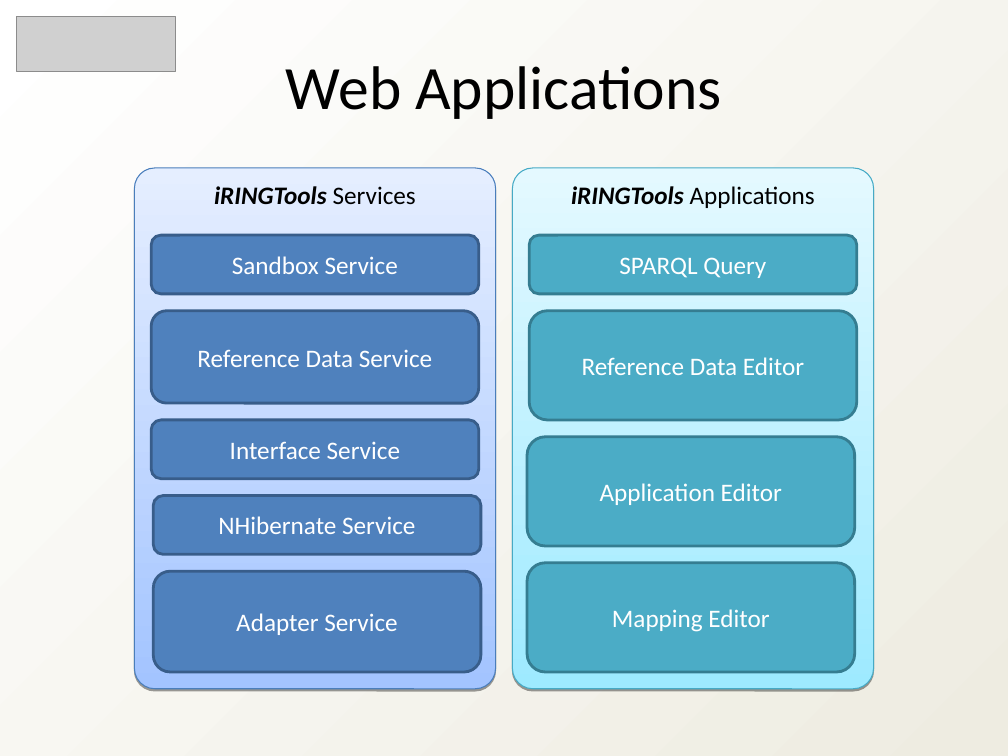
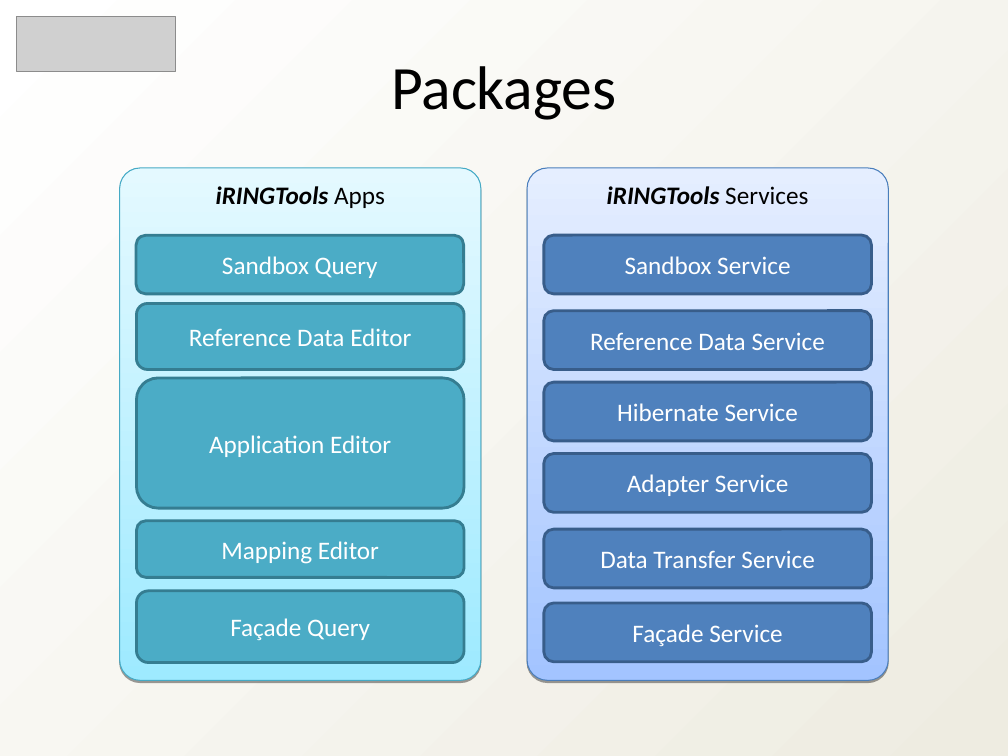
Before and after one commit to heyena/iring-tools, a slide deck: slide 4 of branches/2.0.x/Documentation/iRINGTools_Overview_v2.0.x.ppt. Drawn at 1008x756 pixels with LibreOffice and Linux fonts; fonts in the diff are those of the drawing; grey boxes stand for pictures. Boxes give left, top, right and bottom in pixels: in the first picture for what was removed or moved away, otherwise in the second. Text is boxed around its words. In the diff, an @@ line names an element or a change of style, - is before the commit and + after.

```diff
--- a/branches/2.0.x/Documentation/iRINGTools_Overview_v2.0.x.ppt
+++ b/branches/2.0.x/Documentation/iRINGTools_Overview_v2.0.x.ppt
@@ text at [391,66,617,120]: text changed @@
-Web Applications
+Packages
@@ freeform shape "iRINGTools Services": place and size @@
-freeform shape "iRINGTools Services" at [134,168,495,689]
+freeform shape "iRINGTools Services" at [527,168,888,680]
@@ rounded rectangle "Sandbox Service": place and size @@
-rounded rectangle "Sandbox Service" at [151,235,479,293]
+rounded rectangle "Sandbox Service" at [544,235,872,293]
@@ rounded rectangle "Reference Data Editor": place and size @@
-rounded rectangle "Reference Data Editor" at [529,310,857,419]
+rounded rectangle "Reference Data Editor" at [136,303,464,370]
@@ rounded rectangle "Reference Data Service": place and size @@
-rounded rectangle "Reference Data Service" at [151,310,479,403]
+rounded rectangle "Reference Data Service" at [544,310,872,369]
@@ rounded rectangle "Application Editor": place and size @@
-rounded rectangle "Application Editor" at [527,436,855,545]
+rounded rectangle "Application Editor" at [136,378,464,508]
@@ rounded rectangle "Adapter Service": place and size @@
-rounded rectangle "Adapter Service" at [153,572,481,672]
+rounded rectangle "Adapter Service" at [544,454,872,512]
@@ group removed at [151,168,873,689]: 3 rounded rectangles, 1 freeform shape @@
-iRINGTools Applications
-SPARQL Query
-Interface Service
-NHibernate Service
@@ rounded rectangle "Mapping Editor": place and size @@
-rounded rectangle "Mapping Editor" at [527,562,855,671]
+rounded rectangle "Mapping Editor" at [136,521,464,578]
@@ group added at [120,168,872,680]: 5 rounded rectangles, 1 freeform shape @@
+iRINGTools Apps
+Data Transfer Service
+Hibernate Service
+Façade Service
+Sandbox Query
+Façade Query
```
Also in this commit, not shown: 8 other slides changed, 7 slides added, 8 slides removed, 3 other files.
